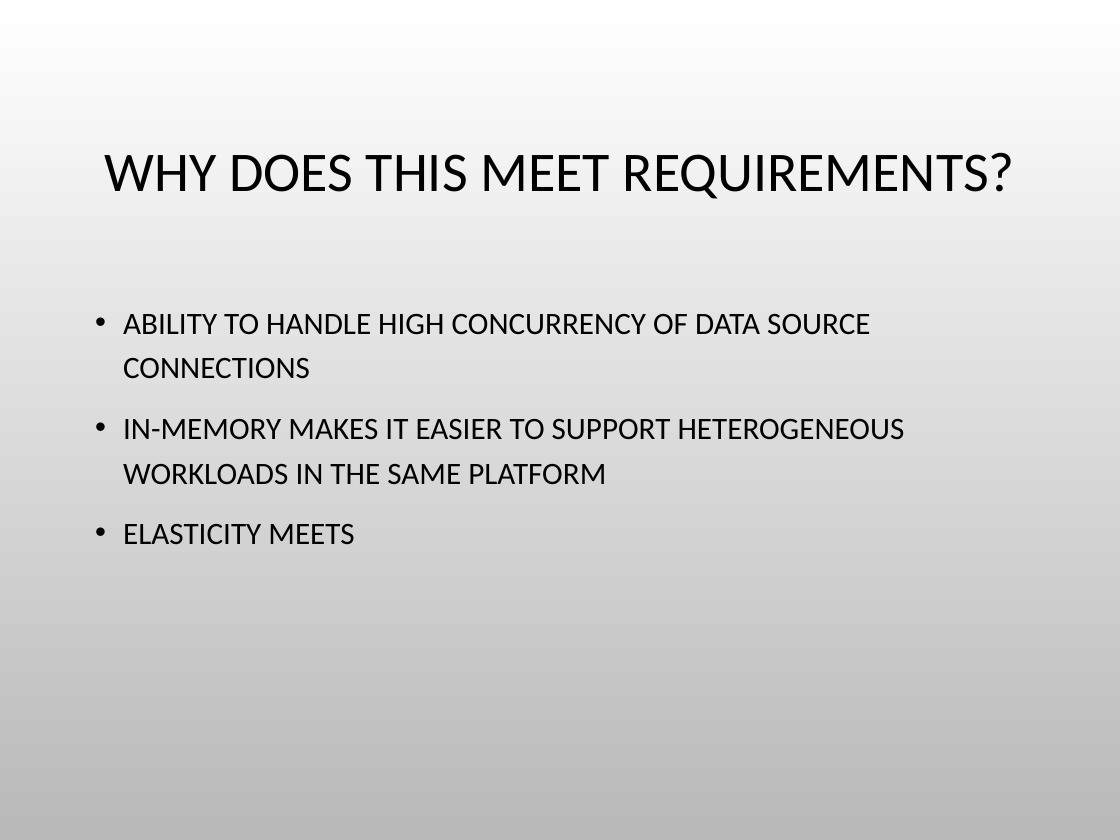
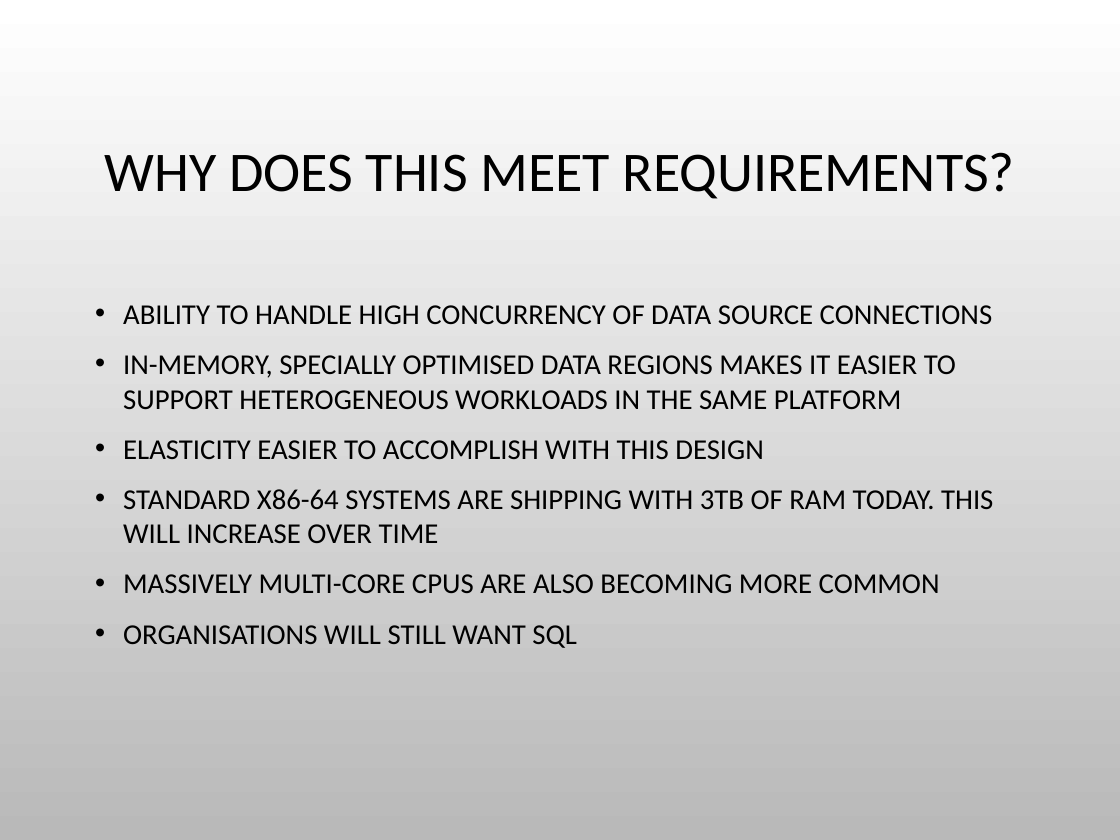
Before and after one commit to charlesduffy/erlysql, a slide deck: slide 21 of doc/Pitch1.pptx (slide 15 before the commit). Drawn at 1120x840 pixels with LibreOffice and Linux fonts; fonts in the diff are those of the drawing; background and template pictures are left out. Boxes give left, top, right and bottom in pixels: in the first picture for what was removed or moved away, otherwise in the second. Text is boxed around its words. In the diff, an @@ line names an element or a change of style, - is before the commit and + after.

```diff
--- a/doc/Pitch1.pptx
+++ b/doc/Pitch1.pptx
@@ text at [123,305,993,325]: size 20 to 18.5 pt in "ABILITY TO HANDLE HIGH CONCURRENCY OF DATA ..."; line spacing 1.2 to 1 @@
@@ text at [123,355,993,648]: text changed; size 20 to 18.5 pt @@
-• IN-MEMORY MAKES IT EASIER TO SUPPORT HETEROGENEOUS WORKLOADS IN THE SAME PLATFORM
-• ELASTICITY MEETS
+• IN-MEMORY, SPECIALLY OPTIMISED DATA REGIONS MAKES IT EASIER TO SUPPORT HETEROGENEOUS WORKLOADS IN THE SAME PLATFORM
+• ELASTICITY EASIER TO ACCOMPLISH WITH THIS DESIGN
+• STANDARD X86-64 SYSTEMS ARE SHIPPING WITH 3TB OF RAM TODAY. THIS WILL INCREASE OVER TIME
+• MASSIVELY MULTI-CORE CPUS ARE ALSO BECOMING MORE COMMON
+• ORGANISATIONS WILL STILL WANT SQL
```
Also in this commit, not shown: 11 other slides changed, 9 slides added, 9 slides removed, 1 other file.
